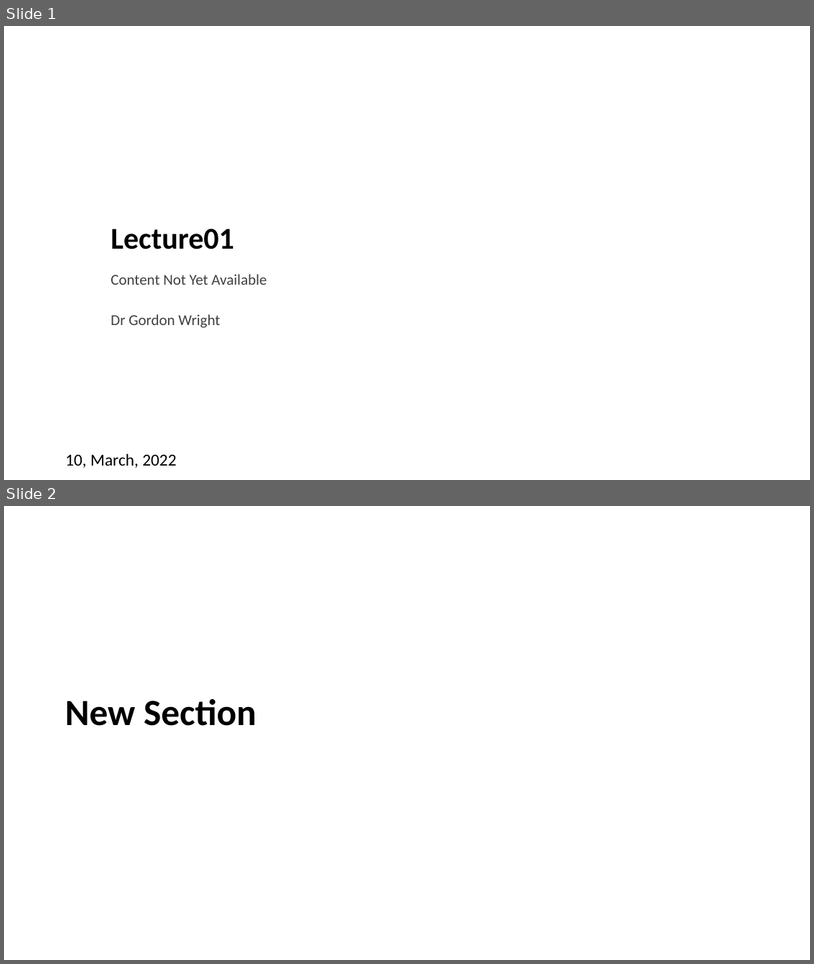
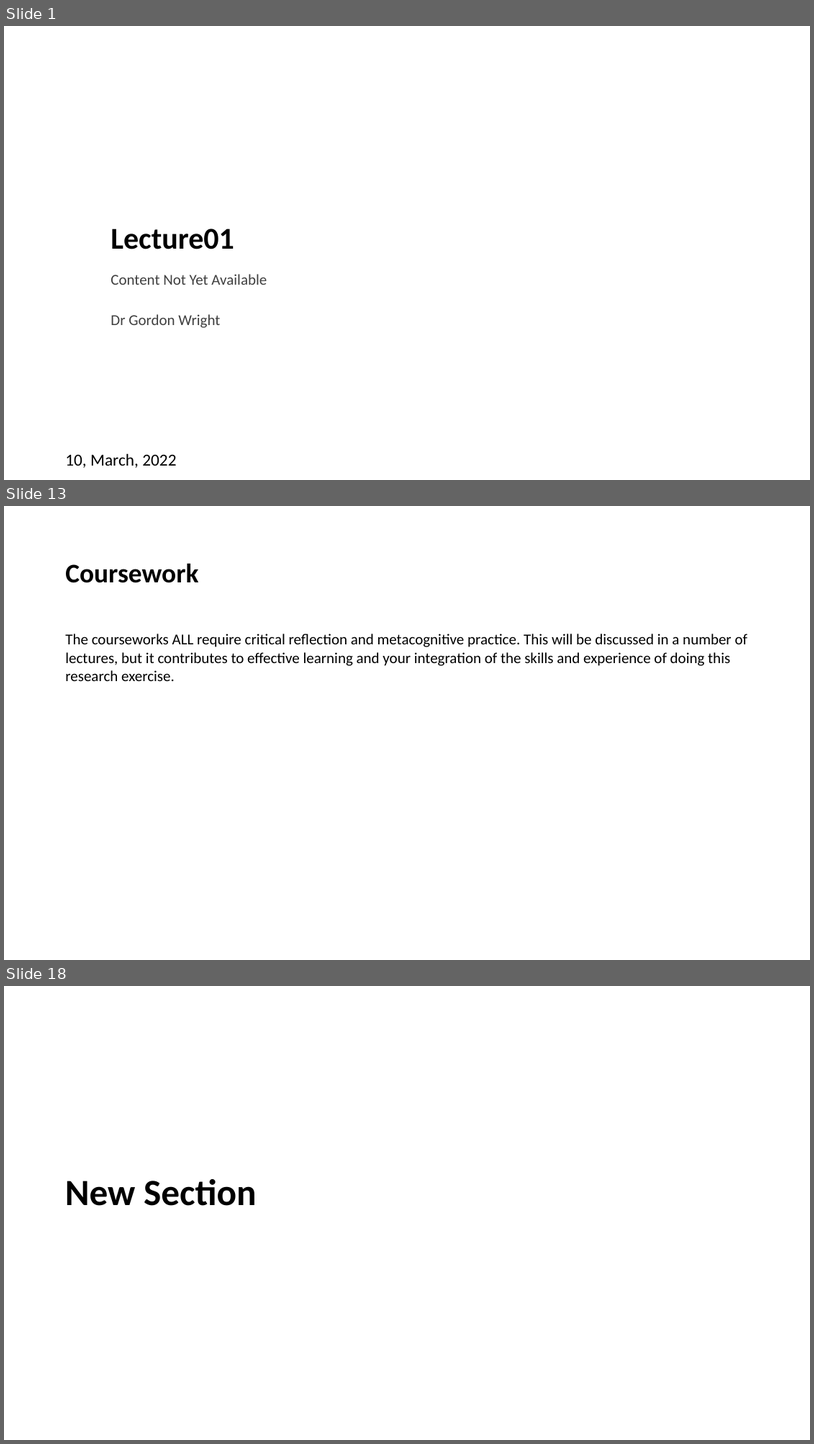
Before and after one commit to LittleMonkeyLab/PS52007Dslides, a slide deck: _site/lectures/Lecture01/Lecture01.pptx. Shown one above the other, each under a label of ours: slides 1 and 2 before the commit, slides 1, 13 and 18 after it; the slides between them are not shown. The pictures are 814x964 and 814x1444 pixels, drawn with LibreOffice and Linux fonts; fonts in the diff are those of the drawing; background and template pictures are left out. Boxes give left, top, right and bottom in pixels: in the first picture for what was removed or moved away, otherwise in the second. Text is boxed around its words. In the diff, an @@ line names an element or a change of style, - is before the commit and + after.

```diff
--- a/_site/lectures/Lecture01/Lecture01.pptx
+++ b/_site/lectures/Lecture01/Lecture01.pptx
@@ slide 13 added at (x1=4, y1=506, x2=810, y2=960), background #FFFFFF @@
@@ title added at (x1=65, y1=563, x2=198, y2=583), 32 pt, text #000000, bold @@
+Coursework
@@ text added at (x1=65, y1=633, x2=748, y2=681), 18 pt, text #000000 @@
+The courseworks ALL require critical reflection and metacognitive practice. This will be discussed in a number of lectures, but it contributes to effective learning and your integration of the skills and experience of doing this research exercise.
@@ what was slide 2 is now slide 18 @@
```
Also in this commit, not shown: 1 slide changed, 14 other slides added, 7 slides removed, 27 other files.
